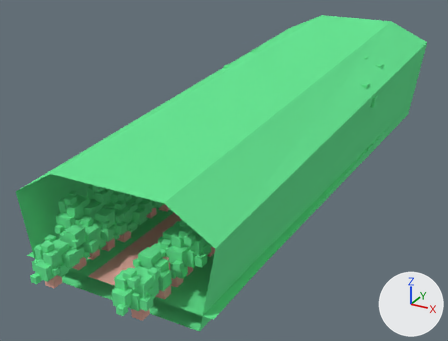
Renders of the Blender file 2013/20131124 02-01.blend from each side of a commit.
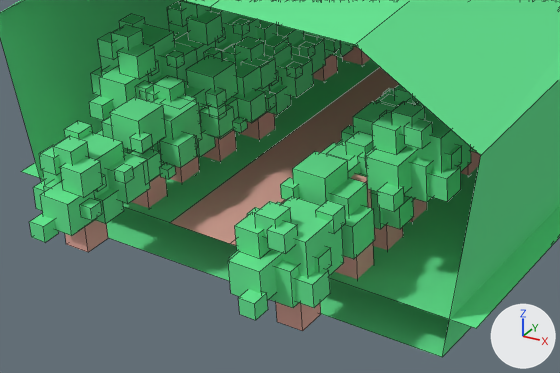
There are two pictures of each version: one whole from a 50 mm camera at (11.1, -15.1, 11.3) aimed at (-1.6, 8.0, -0.3), one close up on the part from 4% to 55% of the width and 54% to 99% of the height. Every picture has the same lights, and +X, +Y and +Z are marked at lower right. The close-ups show mesh edges as thin lines.

Script lines for the objects in view, before the commit:
```python
me_平面_001 = bpy.data.meshes.new('平面.001')
me_平面_001.from_pydata(...)  # 112 vertices, 84 faces; spans x 0.91..2.13, y -0.55..-0.43, z -0.03..1.58
# faces by material slot: [6, 78]
me_平面_001.materials.append(mat_マテリアル)  # pink #e7ada1
me_平面_001.materials.append(mat_マテリアル_001)  # green #6ae795
me_平面_006 = bpy.data.meshes.new('平面.006')
me_平面_006.from_pydata(...)  # 128 vertices, 96 faces; spans x 0.97..2.19, y -0.76..-0.63, z -0.03..1.57
# faces by material slot: [6, 90]
me_平面_006.materials.append(mat_マテリアル)  # pink #e7ada1
me_平面_006.materials.append(mat_マテリアル_001)  # green #6ae795
me_平面_013 = bpy.data.meshes.new('平面.013')
me_平面_013.from_pydata(...)  # 1892 vertices, 1405 faces; spans x 1.24..3.24, y -1.48..0.43, z 1.23..2.47
me_平面_013.materials.append(mat_マテリアル_001)  # green #6ae795
ob_平面_001 = bpy.data.objects.new('平面.001', me_平面_001)
ob_平面_001.location = (0.01, 3.34, 0.0)
ob_平面_001.scale = (1.0, 10.9, 1.0)
_m = ob_平面_001.modifiers.new('ミラー', 'MIRROR')
ob_平面_006 = bpy.data.objects.new('平面.006', me_平面_006)
ob_平面_006.location = (0.0, 8.43, 0.0)
ob_平面_006.scale = (1.0, 10.9, 1.0)
_m = ob_平面_006.modifiers.new('ミラー', 'MIRROR')
ob_平面_013 = bpy.data.objects.new('平面.013', me_平面_013)
ob_平面_013.location = (0.0, 14.18, -0.17)
ob_平面_013.scale = (1.0, 10.9, 1.0)
_m = ob_平面_013.modifiers.new('ミラー', 'MIRROR')
# also in view: '平面.002' at (0.0, 8.7, 0.0); '平面.007' at (0.0, 2.2, 0.8); '平面.016' at (0.0, 10.9, 2.1); '平面.005' at (0.0, 0.2, 0.8); '平面' at (0.0, -3.1, 0.8)
```
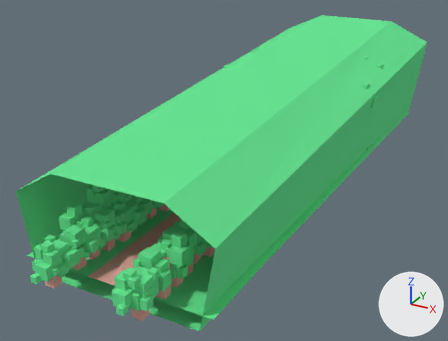
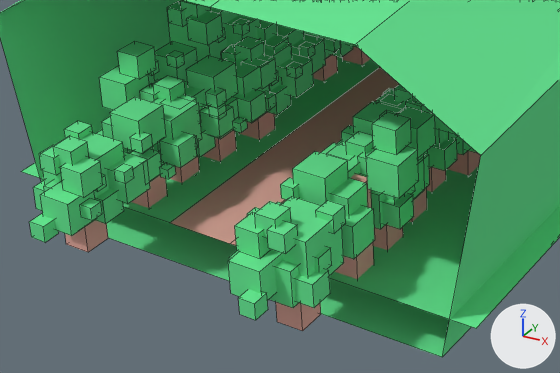
What differs and where, as boxes [x1, y1, x2, y2] in the close-ups (560 x 373 px):
'平面.013', reshaped: before [89, 0, 473, 212]; after [99, 0, 456, 198]
part 1 of me_平面_013, deleted (green): before [89, 14, 473, 212]

Edits to the bpy script that builds the scene:
```text
Change me_平面_013:
    used by ob_平面_013; location = (0.0, 14.18, -0.17); scale = (1.0, 10.9, 1.0)
    remove me_平面_013.from_pydata(...)  # 1892 vertices, 1405 faces; spans x 1.24..3.24, y -1.48..0.43, z 1.23..2.47
    add me_平面_013.from_pydata(...)  # 1260 vertices, 931 faces; spans x 1.24..3.16, y -1.47..0.43, z 1.23..2.47
    me_平面_013 part 1: 79 loose pieces with 632 vertices, spanning x 1.35..3.24, y -1.48..0.39, z 1.23..2.47, are deleted
```
